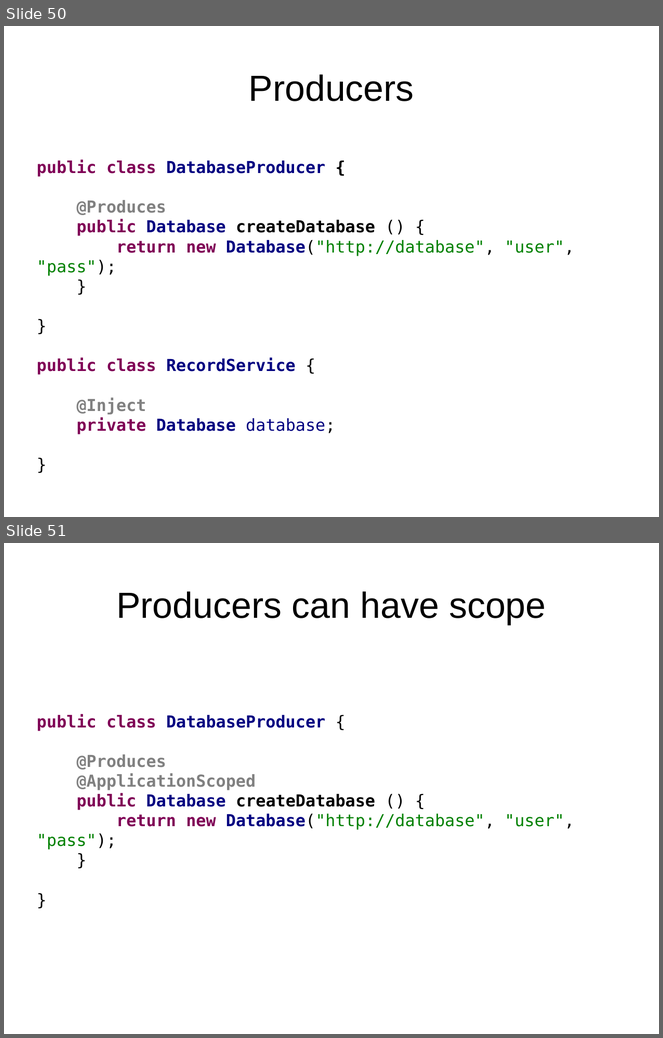
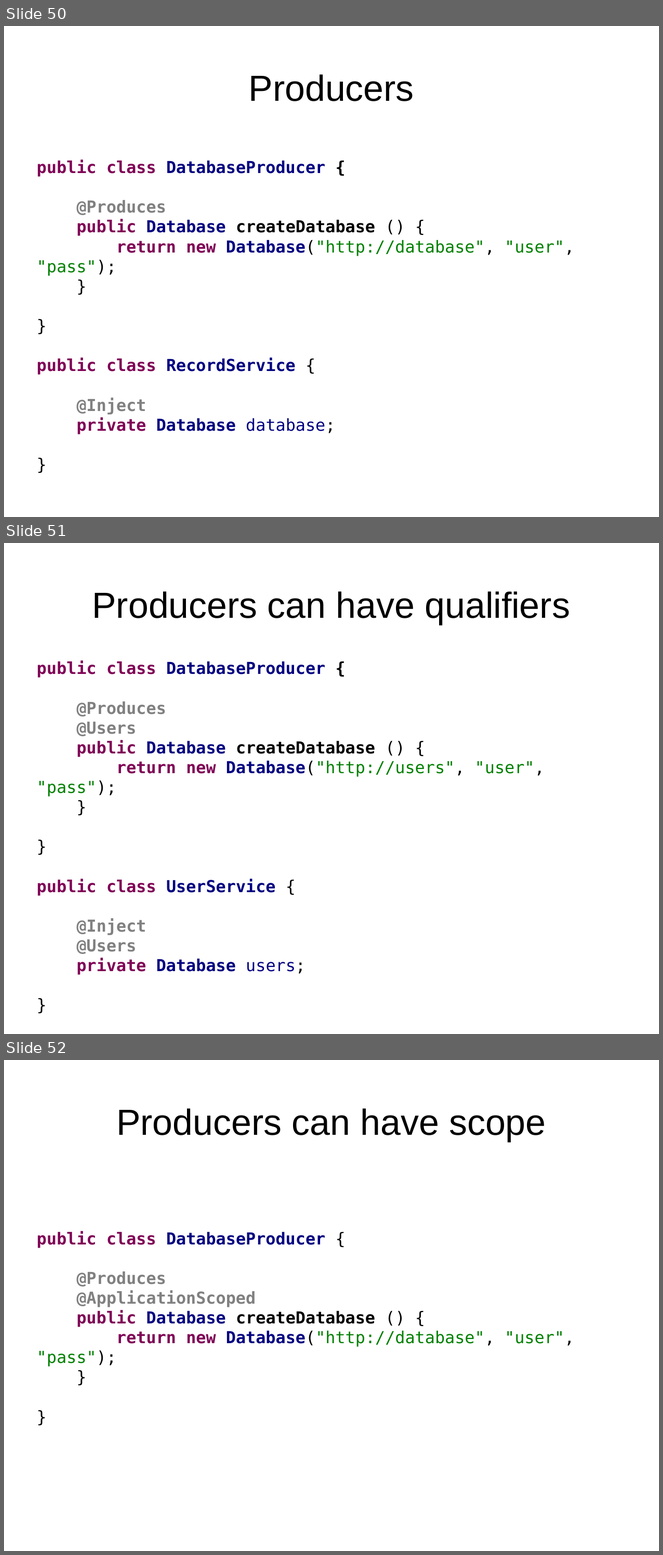
Before and after one commit to FrigoCoder/CDI, a slide deck: CDI.odp. Shown one above the other, each under a label of ours: slides 50 and 51 before the commit, slides 50, 51 and 52 after it. The pictures are 663x1038 and 663x1555 pixels, drawn with LibreOffice and Linux fonts; fonts in the diff are those of the drawing. Boxes give left, top, right and bottom in pixels: in the first picture for what was removed or moved away, otherwise in the second. Text is boxed around its words. In the diff, an @@ line names an element or a change of style, - is before the commit and + after.

Commit message:
Producers, events, decorators, interceptors.

```diff
--- a/CDI.odp
+++ b/CDI.odp
@@ slide 51 added at [4, 543, 659, 1034], background #FFFFFF @@
@@ title added at [92, 591, 570, 625], 44 pt, text #000000 @@
+Producers can have qualifiers
@@ text added at [37, 661, 545, 975], 20 pt, text #000080, bold @@
+public class DatabaseProducer {
+@Produces
+@Users
+public Database createDatabase () {
+return new Database("http://users", "user", "pass");
+}
+}
+public class UserService {
+@Inject
+@Users
+private Database users;
+}
@@ what was slide 51 is now slide 52 @@
```
Also in this commit, not shown: 7 other slides added, 6 other files.
